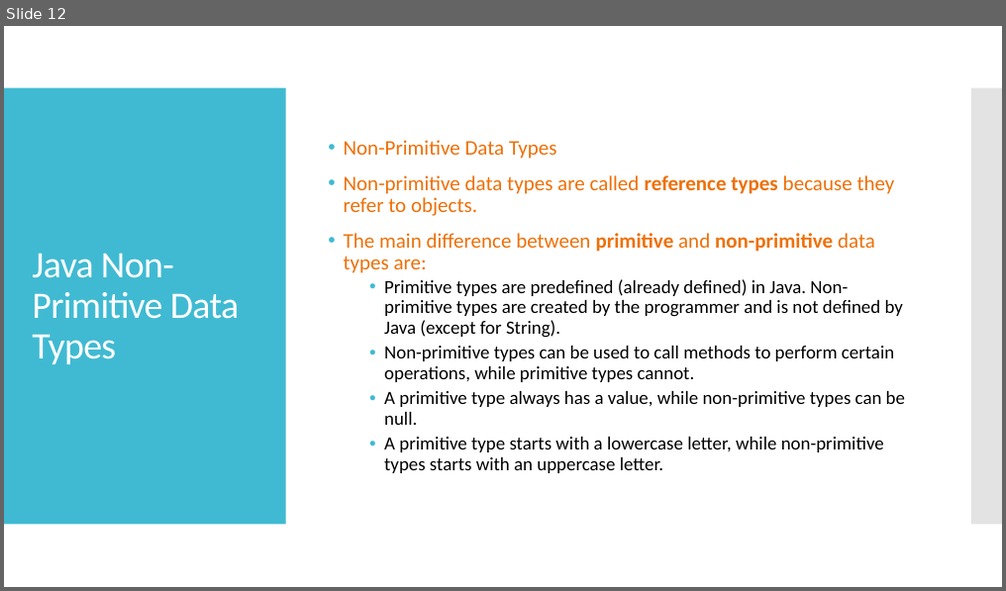
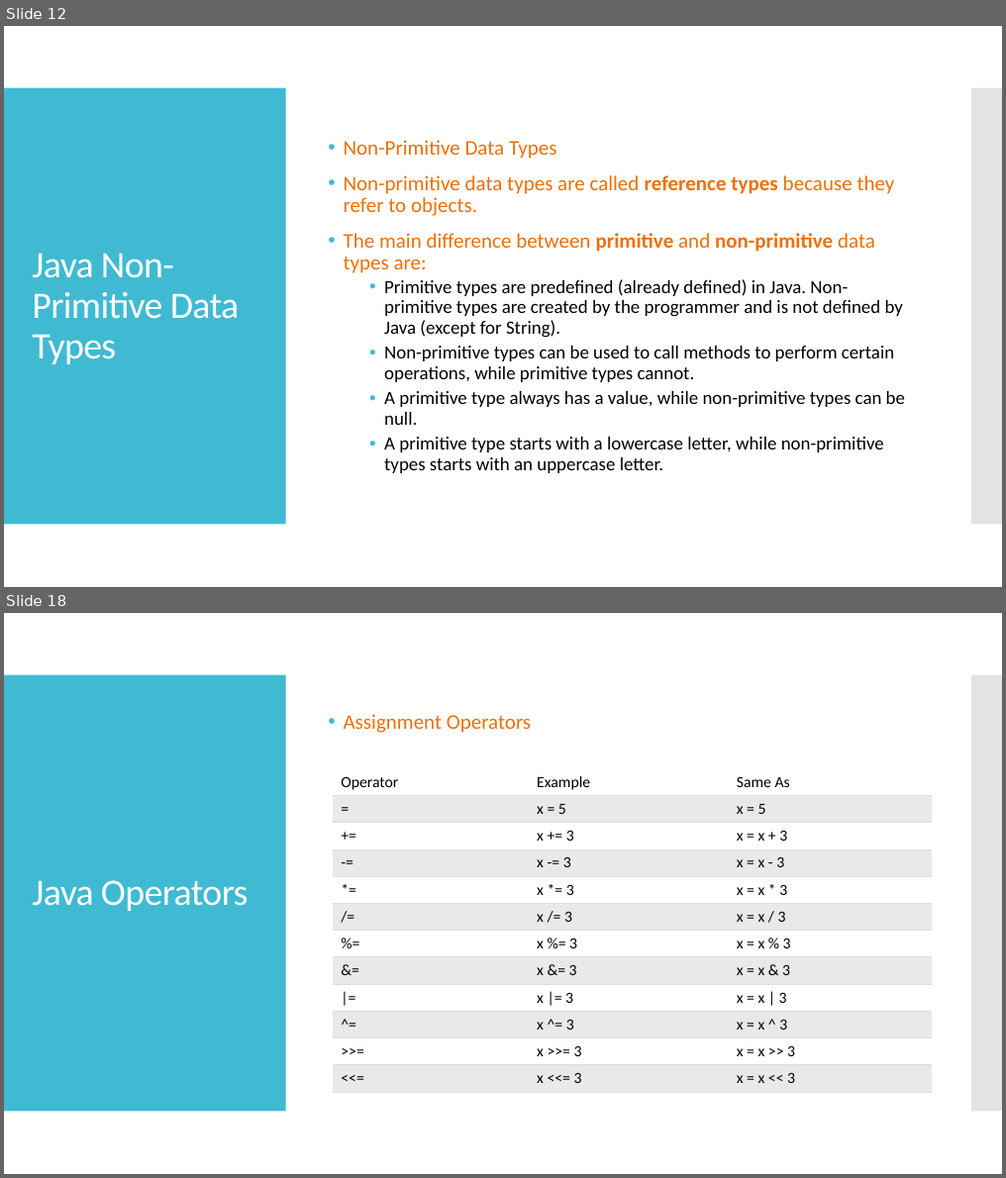
Before and after one commit to huutriGh/mnl_java, a slide deck: Java_day_2.pptx. Shown one above the other, each under a label of ours: slide 12 before the commit, slides 12 and 18 after it; the slides between them are not shown. The pictures are 1006x591 and 1006x1178 pixels, drawn with LibreOffice and Linux fonts; fonts in the diff are those of the drawing. Boxes give left, top, right and bottom in pixels: in the first picture for what was removed or moved away, otherwise in the second. Text is boxed around its words. In the diff, an @@ line names an element or a change of style, - is before the commit and + after.

Commit message:
update java_day2

```diff
--- a/Java_day_2.pptx
+++ b/Java_day_2.pptx
@@ slide 18 added at (4,613,1002,1174), background #FFFFFF; not listed: 2 template elements that a slide beside it also shows @@
@@ text added at (344,714,531,733), 20 pt, text #EE7008 @@
+• Assignment Operators
@@ table added at (334,768,933,1087), 12 rows, 3 columns @@
+Operator | Example | Same As
+= | x = 5 | x = 5
++= | x += 3 | x = x + 3
+-= | x -= 3 | x = x - 3
+*= | x *= 3 | x = x * 3
+/= | x /= 3 | x = x / 3
+%= | x %= 3 | x = x % 3
+&= | x &= 3 | x = x & 3
+|= | x |= 3 | x = x | 3
+^= | x ^= 3 | x = x ^ 3
+>>= | x >>= 3 | x = x >> 3
+<<= | x <<= 3 | x = x << 3
@@ title added at (32,880,248,911), 36 pt, text #FFFFFF @@
+Java Operators
```
Also in this commit, not shown: 7 other slides added.
